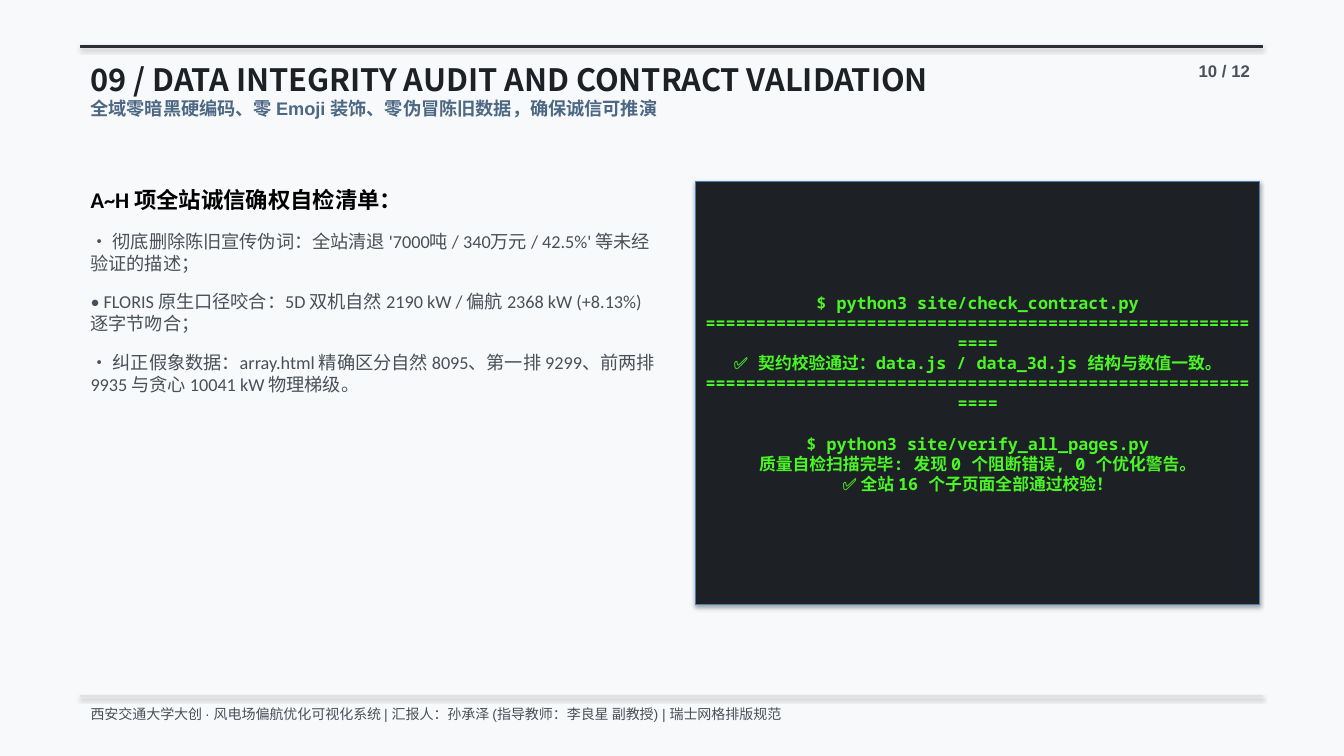
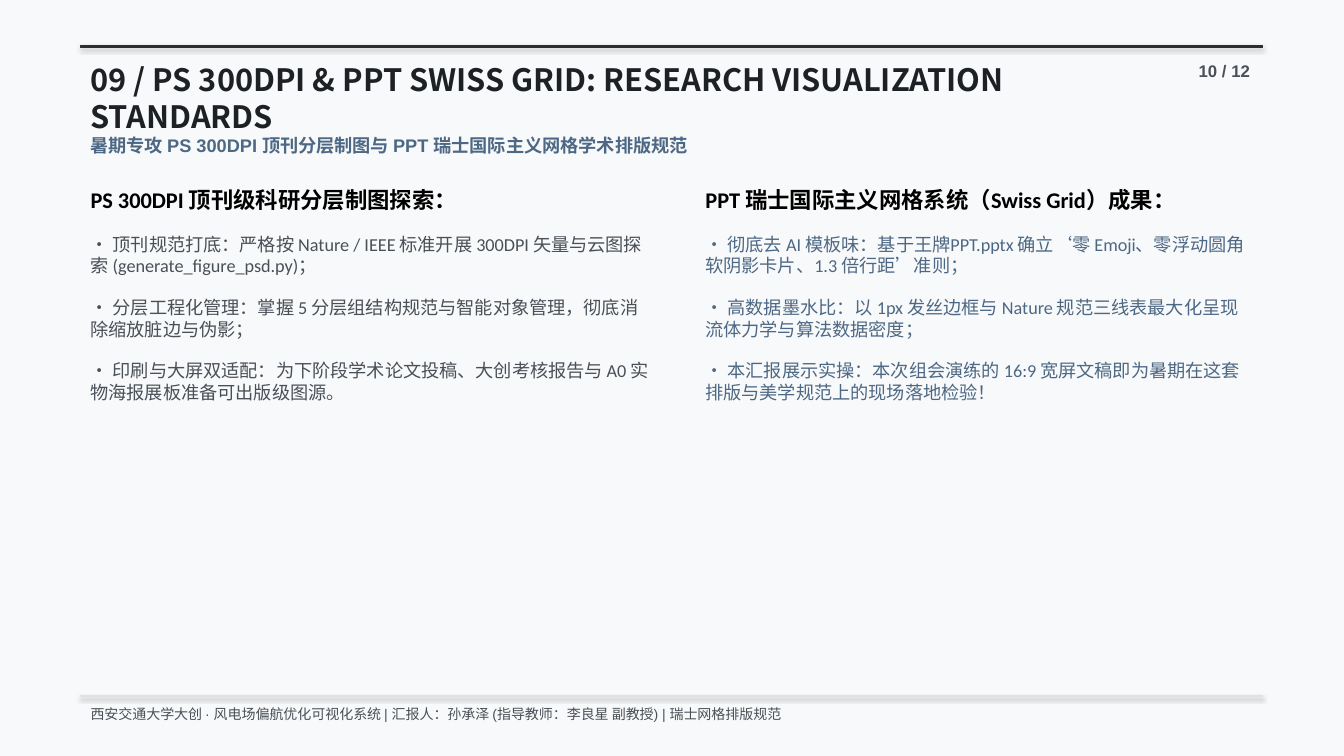
Before and after one commit to sunccchengze/wind_farm_viz, a slide deck: slide 10 of 8.23组会汇报_可视化暑期进展_孙承泽.pptx. Drawn at 1344x756 pixels with LibreOffice and Linux fonts; fonts in the diff are those of the drawing. Boxes give left, top, right and bottom in pixels: in the first picture for what was removed or moved away, otherwise in the second. Text is boxed around its words. In the diff, an @@ line names an element or a change of style, - is before the commit and + after.

Commit message:
feat(ppt): 将PS顶刊制图与PPT网格体系全量确权纳入8.23暑期成果总结文稿

```diff
--- a/8.23组会汇报_可视化暑期进展_孙承泽.pptx
+++ b/8.23组会汇报_可视化暑期进展_孙承泽.pptx
@@ text at <box>91,67,1004,154</box>: text changed @@
-09 / DATA INTEGRITY AUDIT AND CONTRACT VALIDATION
-全域零暗黑硬编码、零 Emoji 装饰、零伪冒陈旧数据，确保诚信可推演
+09 / PS 300DPI & PPT SWISS GRID: RESEARCH VISUALIZATION STANDARDS
+暑期专攻 PS 300DPI 顶刊分层制图与 PPT 瑞士国际主义网格学术排版规范
@@ text at <box>91,189,648,401</box>: text changed @@
-A~H 项全站诚信确权自检清单：
-• 彻底删除陈旧宣传伪词：全站清退 '7000吨 / 340万元 / 42.5%' 等未经验证的描述；
-• FLORIS 原生口径咬合：5D 双机自然 2190 kW / 偏航 2368 kW (+8.13%) 逐字节吻合；
-• 纠正假象数据：array.html 精确区分自然 8095、第一排 9299、前两排 9935 与贪心 10041 kW 物理梯级。
+PS 300DPI 顶刊级科研分层制图探索：
+• 顶刊规范打底：严格按 Nature / IEEE 标准开展 300DPI 矢量与云图探索 (generate_figure_psd.py)；
+• 分层工程化管理：掌握 5 分层组结构规范与智能对象管理，彻底消除缩放脏边与伪影；
+• 印刷与大屏双适配：为下阶段学术论文投稿、大创考核报告与 A0 实物海报展板准备可出版级图源。
@@ text "PPT 瑞士国际主义网格系统（Swiss Grid）成果：": place and size @@
-text "PPT 瑞士国际主义网格系统（Swiss Grid）成果：" at <box>696,181,1260,605</box>
+text "PPT 瑞士国际主义网格系统（Swiss Grid）成果：" at <box>705,189,1244,401</box>
@@ text "PPT 瑞士国际主义网格系统（Swiss Grid）成果：" at <box>705,189,1244,401</box>: vertical alignment middle to top; fill #1D2024 to none; outline #4B7EBC 0.75 pt to none; shadow off @@
@@ text at <box>705,189,1244,401</box>: text changed; size 12 to 13 pt; font Noto Sans Mono to Calibri; text colour #4AF626 to #4D6884; bold off @@
-$ python3 site/check_contract.py
-==========================================================
-✅ 契约校验通过：data.js / data_3d.js 结构与数值一致。
-==========================================================
-$ python3 site/verify_all_pages.py
-质量自检扫描完毕: 发现 0 个阻断错误, 0 个优化警告。
-✅ 全站 16 个子页面全部通过校验！
+PPT 瑞士国际主义网格系统（Swiss Grid）成果：
+• 彻底去 AI 模板味：基于王牌PPT.pptx 确立‘零 Emoji、零浮动圆角软阴影卡片、1.3 倍行距’准则；
+• 高数据墨水比：以 1px 发丝边框与 Nature 规范三线表最大化呈现流体力学与算法数据密度；
+• 本汇报展示实操：本次组会演练的 16:9 宽屏文稿即为暑期在这套排版与美学规范上的现场落地检验！
```
Also in this commit, not shown: 1 other slide changed, 5 other files.
